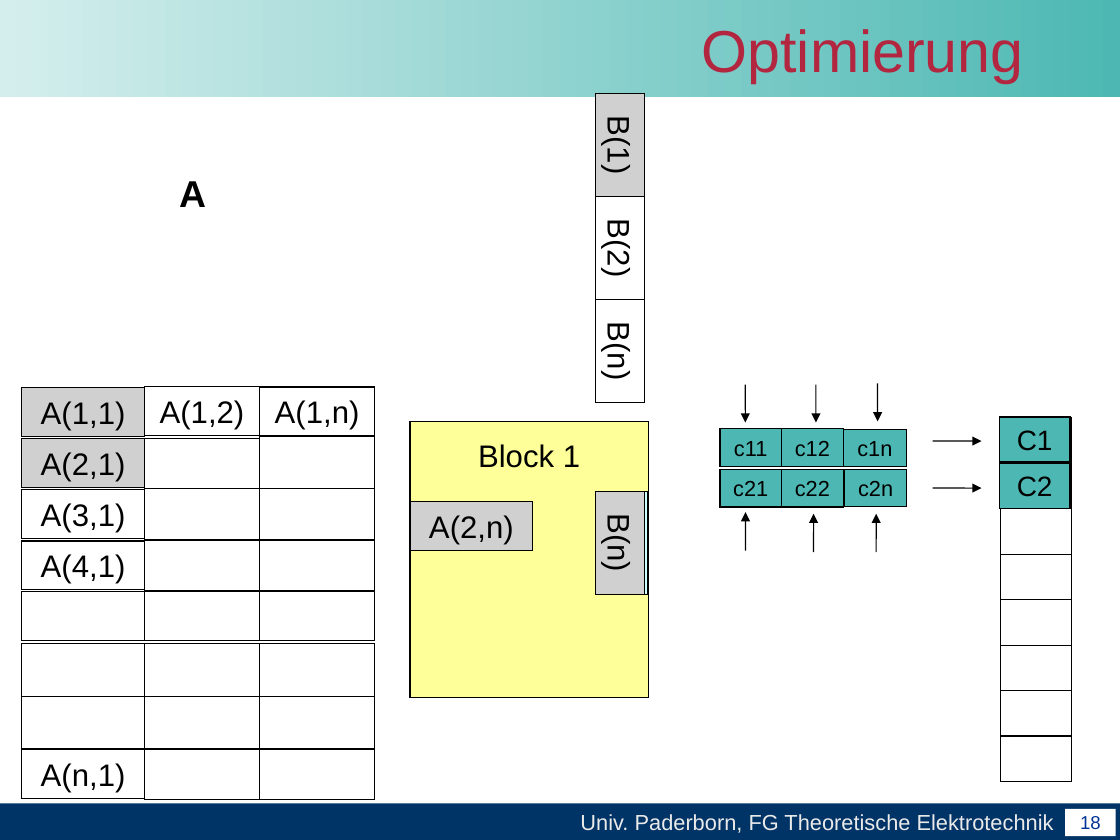
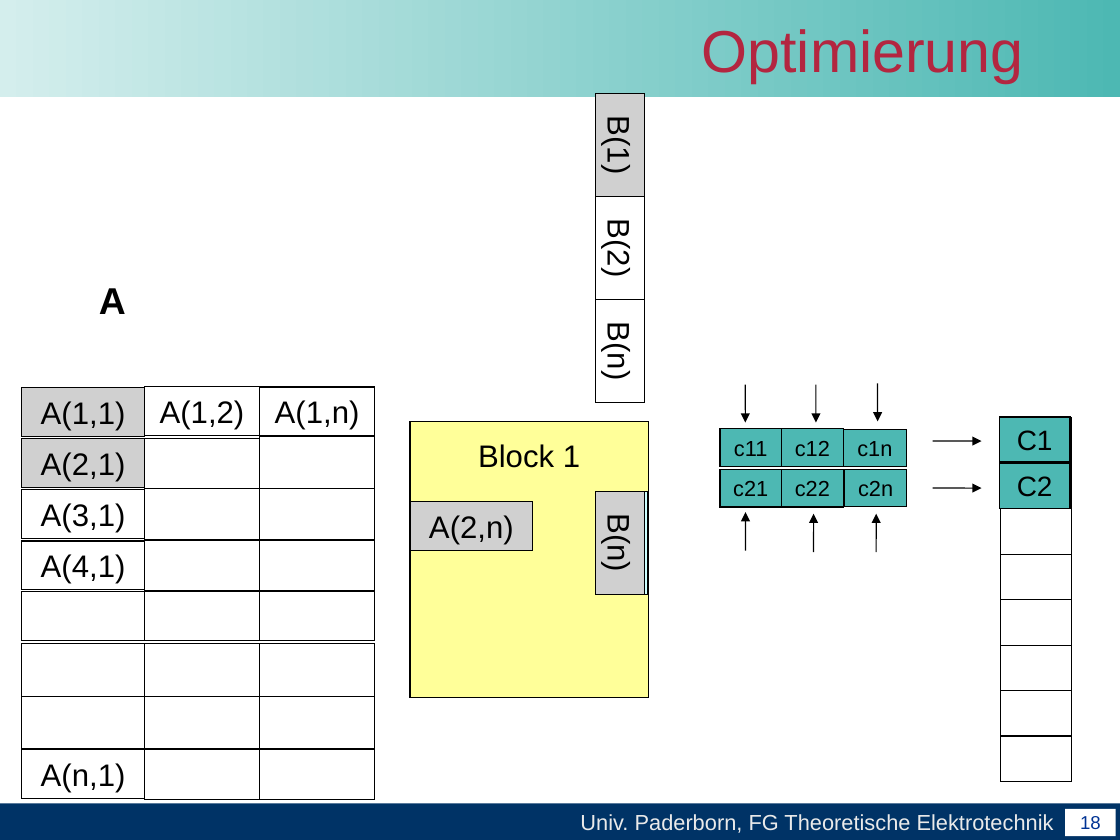
Before and after one commit to unconditional/projektarbeitcuda, a slide deck: slide 18 of Vortrag/Abschlussvortrag der Projektarbeit CUDA(xby).ppt. Drawn at 1120x840 pixels with LibreOffice and Linux fonts; fonts in the diff are those of the drawing; grey boxes stand for pictures; background and template pictures are left out. Boxes give left, top, right and bottom in pixels: in the first picture for what was removed or moved away, otherwise in the second. Text is boxed around its words. In the diff, an @@ line names an element or a change of style, - is before the commit and + after.

```diff
--- a/Vortrag/Abschlussvortrag der Projektarbeit CUDA(xby).ppt
+++ b/Vortrag/Abschlussvortrag der Projektarbeit CUDA(xby).ppt
@@ text "A": place and size @@
-text "A" at (179,181,206,207)
+text "A" at (99,288,126,314)
```
Also in this commit, not shown: 4 other slides changed, 1 other file.
